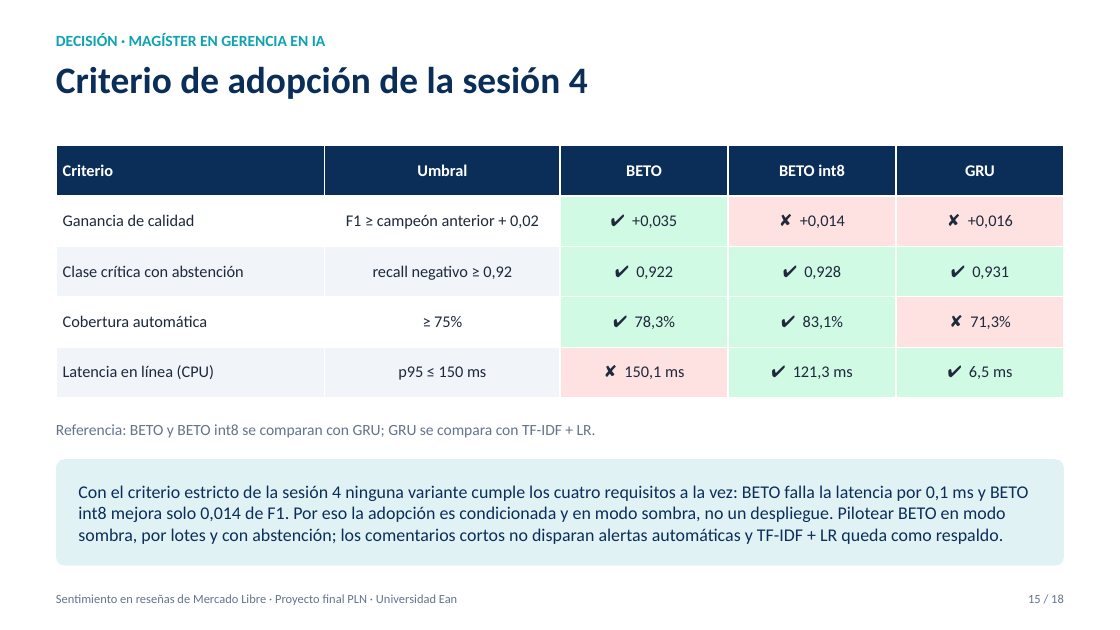
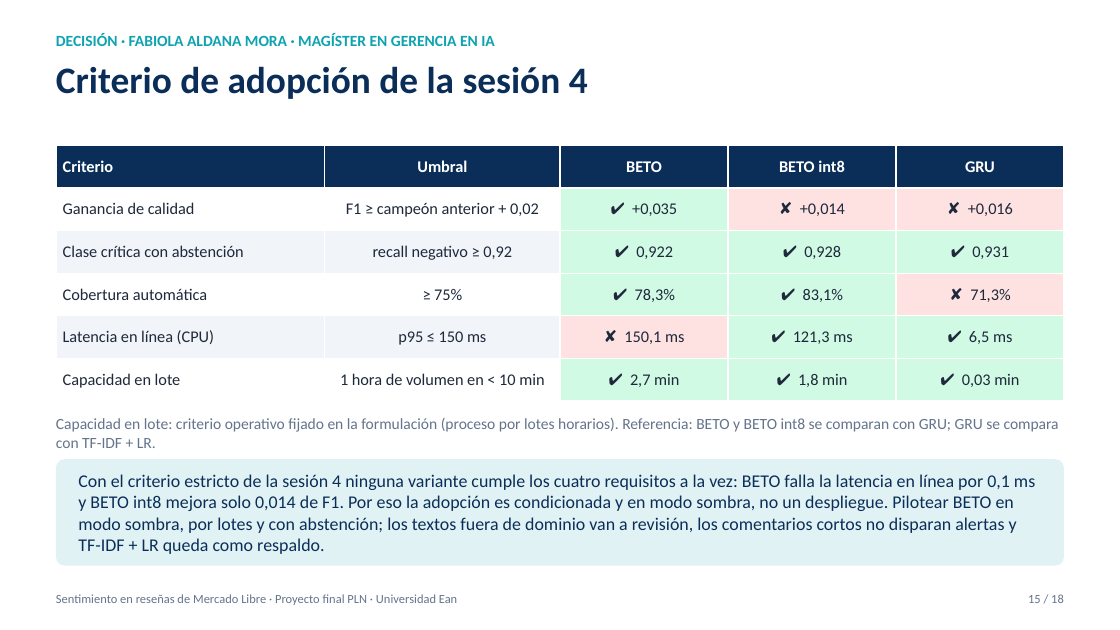
Before and after one commit to pedrogarciar13/proyecto_final_pln, a slide deck: slide 15 of docs/Presentacion_Proyecto_PLN.pptx. Drawn at 1120x630 pixels with LibreOffice and Linux fonts; fonts in the diff are those of the drawing. Boxes give left, top, right and bottom in pixels: in the first picture for what was removed or moved away, otherwise in the second. Text is boxed around its words. In the diff, an @@ line names an element or a change of style, - is before the commit and + after.

```diff
--- a/docs/Presentacion_Proyecto_PLN.pptx
+++ b/docs/Presentacion_Proyecto_PLN.pptx
@@ text at [56,33,495,46]: text changed @@
-DECISIÓN · MAGÍSTER EN GERENCIA EN IA
+DECISIÓN · FABIOLA ALDANA MORA · MAGÍSTER EN GERENCIA EN IA
@@ table at [56,146,1064,401] @@
+row 6: Capacidad en lote | 1 hora de volumen en < 10 min | ✔ 2,7 min | ✔ 1,8 min | ✔ 0,03 min
@@ text at [56,418,1059,448]: text changed @@
-Referencia: BETO y BETO int8 se comparan con GRU; GRU se compara con TF-IDF + LR.
+Capacidad en lote: criterio operativo fijado en la formulación (proceso por lotes horarios). Referencia: BETO y BETO int8 se comparan con GRU; GRU se compara con TF-IDF + LR.
@@ text at [78,474,1035,554]: text changed @@
-Con el criterio estricto de la sesión 4 ninguna variante cumple los cuatro requisitos a la vez: BETO falla la latencia por 0,1 ms y BETO int8 mejora solo 0,014 de F1. Por eso la adopción es condicionada y en modo sombra, no un despliegue. Pilotear BETO en modo sombra, por lotes y con abstención; los comentarios cortos no disparan alertas automáticas y TF-IDF + LR queda como respaldo.
+Con el criterio estricto de la sesión 4 ninguna variante cumple los cuatro requisitos a la vez: BETO falla la latencia en línea por 0,1 ms y BETO int8 mejora solo 0,014 de F1. Por eso la adopción es condicionada y en modo sombra, no un despliegue. Pilotear BETO en modo sombra, por lotes y con abstención; los textos fuera de dominio van a revisión, los comentarios cortos no disparan alertas y TF-IDF + LR queda como respaldo.
```
Also in this commit, not shown: 17 other slides changed, 31 other files.
